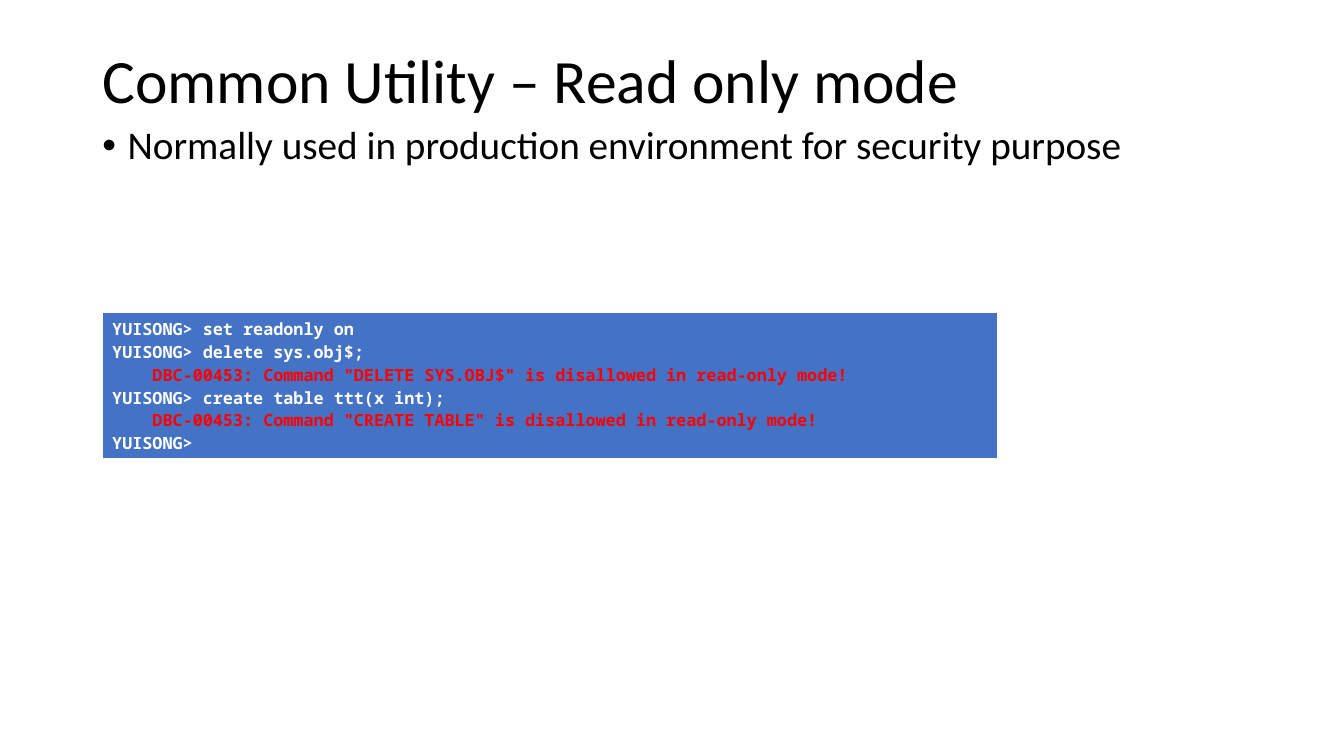
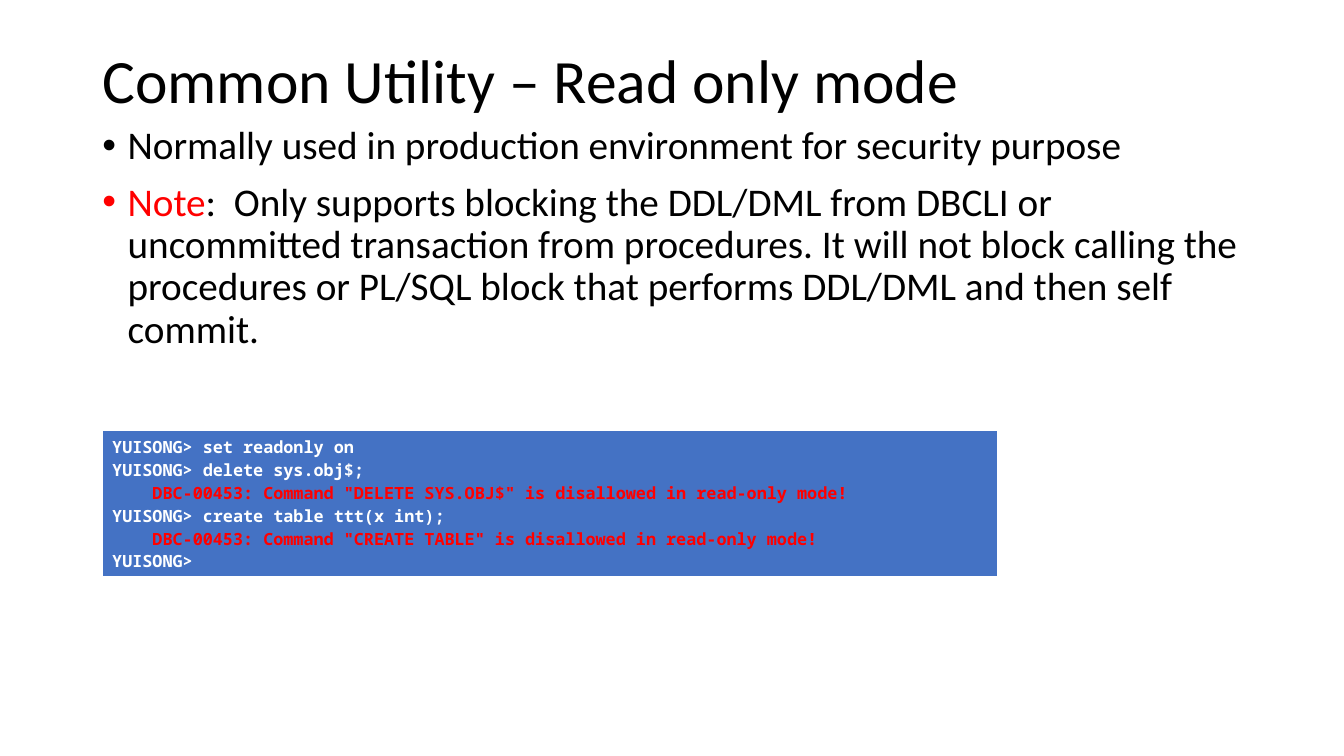
Before and after one commit to hyee/dbcli, a slide deck: slide 27 of docs/dbcli.pptx (slide 25 before the commit). Drawn at 1344x756 pixels with LibreOffice and Linux fonts; fonts in the diff are those of the drawing. Boxes give left, top, right and bottom in pixels: in the first picture for what was removed or moved away, otherwise in the second. Text is boxed around its words. In the diff, an @@ line names an element or a change of style, - is before the commit and + after.

```diff
--- a/docs/dbcli.pptx
+++ b/docs/dbcli.pptx
@@ text at bbox=[128, 188, 1237, 344]: paragraph added @@
+• Note: Only supports blocking the DDL/DML from DBCLI or uncommitted transaction from procedures. It will not block calling the procedures or PL/SQL block that performs DDL/DML and then self commit.
@@ table: place and size @@
-table at bbox=[102, 313, 998, 453]
+table at bbox=[102, 431, 998, 571]
```
Also in this commit, not shown: 1 other slide changed, 2 slides added, 7 other files.
